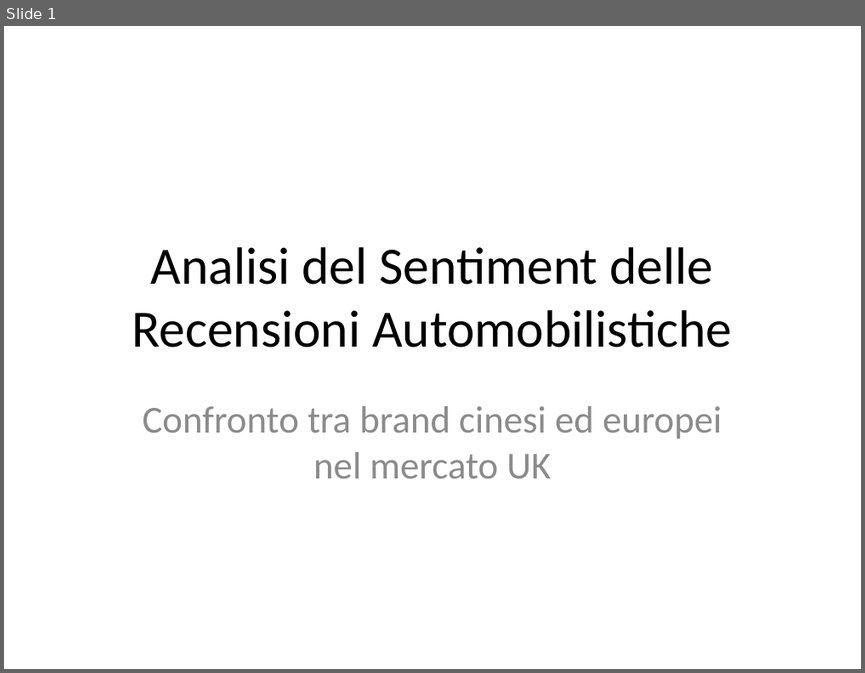
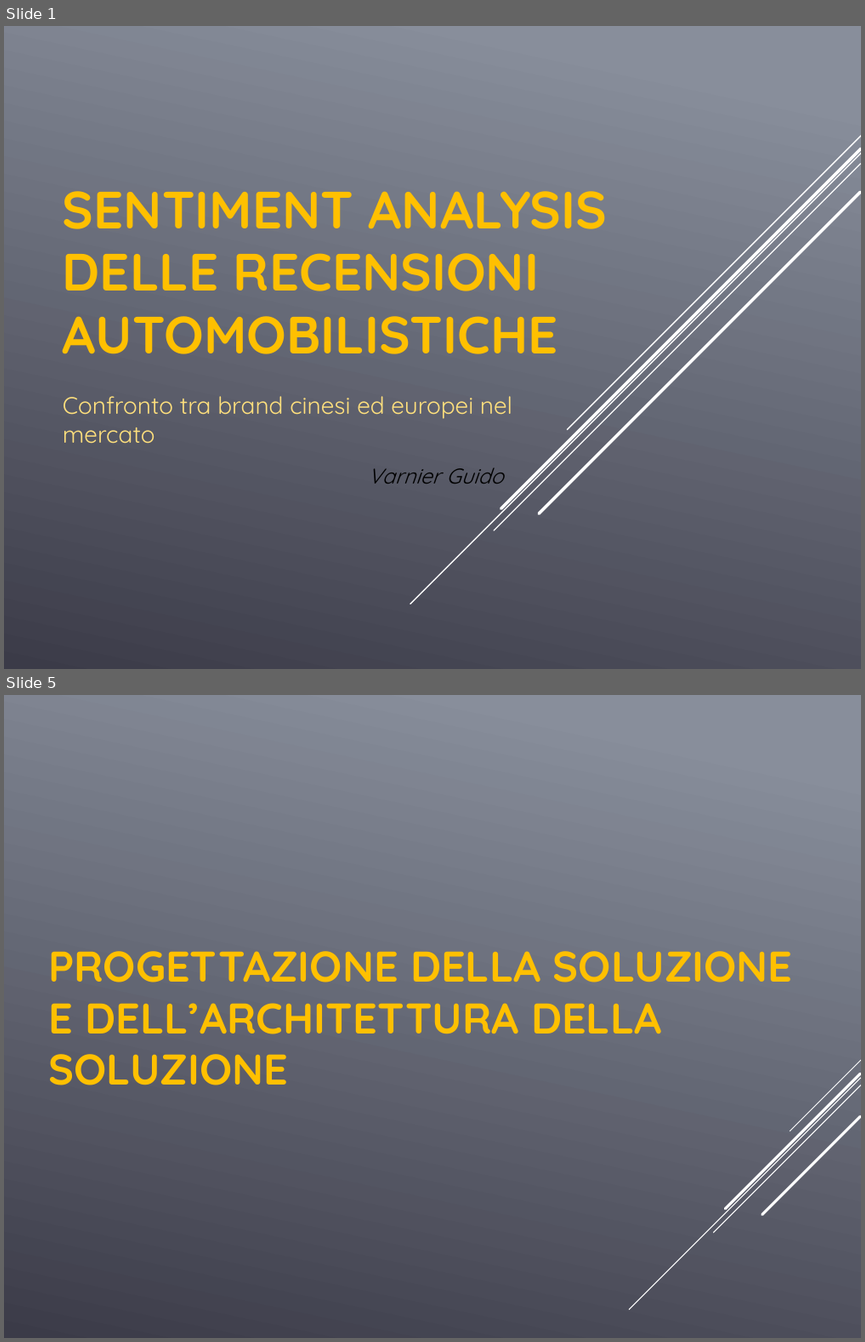
Before and after one commit to GuidoGTX/rossato_job, a slide deck: Analisi_Sentiment_Recensioni.pptx. Shown one above the other, each under a label of ours: slide 1 before the commit, slides 1 and 5 after it; the slides between them are not shown. The pictures are 865x673 and 865x1342 pixels, drawn with LibreOffice and Linux fonts; fonts in the diff are those of the drawing. Boxes give left, top, right and bottom in pixels: in the first picture for what was removed or moved away, otherwise in the second. Text is boxed around its words. In the diff, an @@ line names an element or a change of style, - is before the commit and + after.

```diff
--- a/Analisi_Sentiment_Recensioni.pptx
+++ b/Analisi_Sentiment_Recensioni.pptx
@@ slide 5 added at [4, 695, 861, 1338], background gradient #888E9B to #3C3C49 @@
@@ title added at [48, 951, 793, 1085], 36 pt, text #FFC000, bold @@
+PROGETTAZIONE DELLA SOLUZIONE E DELL’ARCHITETTURA DELLA SOLUZIONE
@@ group added at [630, 1060, 861, 1310]: 5 lines @@
@@ slide 1 changed as well @@
@@ background #FFFFFF to gradient #888E9B to #3C3C49 @@
@@ title "SENTIMENT ANALYSIS DELLE RECENSIONI AUTOMOBILISTICHE" at [63, 191, 607, 354]: vertical alignment middle to bottom @@
@@ title at [63, 191, 607, 354]: text changed; font Calibri to Quicksand; text colour #000000 to #FFC000; bold on @@
-Analisi del Sentiment delle Recensioni Automobilistiche
+SENTIMENT ANALYSIS DELLE RECENSIONI AUTOMOBILISTICHE
@@ group added at [410, 136, 861, 603]: 5 lines @@
@@ subtitle at [63, 396, 512, 443]: text changed; size 32 to 20 pt; font Calibri to Quicksand; text colour #8C8C8C to #FFE07D @@
-Confronto tra brand cinesi ed europei nel mercato UK
+Confronto tra brand cinesi ed europei nel mercato
@@ text added at [368, 468, 503, 483], 18 pt, text #000000, italic @@
+Varnier Guido
```
Also in this commit, not shown: 7 other slides added, 4 slides removed.
